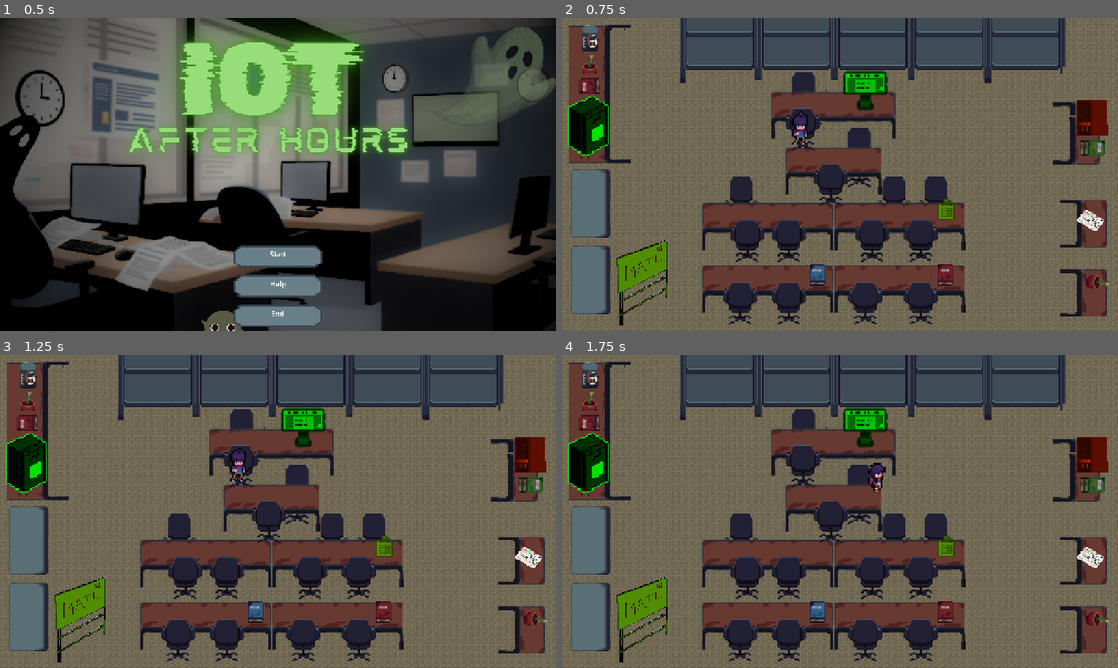
Above: before the commit, frames 1-4 (two rows, left to right).
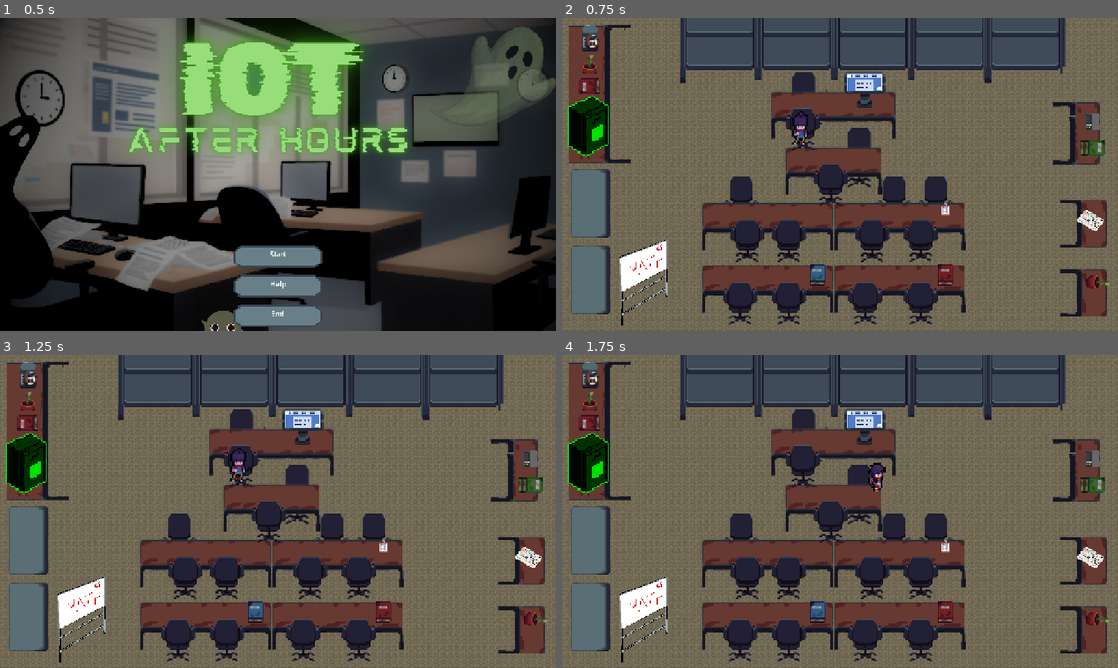
Above: after the commit, the same moments.

Repository: nataliavera6/iot-after-hours
Game: Godot game, scene res://Scenes/StartScreen.tscn
Two runs of this game, one before a commit and one after it. Both use one fixed random seed, a clock stepped at 60 frames per second and the inputs below.
Inputs (mouse positions are in pixels of both pictures, inside the frame that each line leads up to):
- Up to frame 1 (0.5 s): no input
- Up to frame 2 (0.75 s): click "Start" at 0.5 s
- Up to frame 3 (1.25 s): no input
- Up to frame 4 (1.75 s): tap Enter (enter) at 1.25, 1.35 s; move the mouse to (962, 495) at 1.27 s; hold Right (right) from 1.28 s (still down); click (962, 495) at 1.42 s

Frame 1 is identical in both runs. In frame 2, 2.6% of the frame differs, in the area x 9-99%, y 16-99%; in frame 3, 2.6%; in frame 4, 2.6%.

Commit message:
added login puzzle fix

Diff:
--- a/Scenes/game.gd
+++ b/Scenes/game.gd
@@ -1,6 +1,6 @@
 extends Node2D
 
-var active: String ="pizarra"
+var active: String ="snack_restock"
 # Called when the node enters the scene tree for the first time.
 func _ready() -> void:
 	$SnackRestock.process_mode = Node.PROCESS_MODE_DISABLED
@@ -55,6 +55,7 @@
 	$LoginPuzzle.hide()
 	get_tree().paused=false
 	$login.hide()
+	$microwave.show()
 	active =="microwave"
 
 
@@ -71,6 +72,7 @@
 	$MicrowavePuzzle.hide()
 	get_tree().paused=false
 	$microwave.hide()
+	$document.show()
 	active =="document"
 
 #///////////////////////////////
@@ -87,6 +89,7 @@
 	$DocumentPuzzle.hide()
 	get_tree().paused=false
 	$document.hide()
+	$pizarra.show()
 	active =="pizarra"
 #/////////////////////////
 func _on_pizarra_body_entered(body: Node2D) -> void:
@@ -101,6 +104,7 @@
 	$PizarraPuzzle.hide()
 	get_tree().paused=false
 	$pizarra.hide()
+	$circuit.show()
 	active =="circuit"
 
 #///////////
@@ -109,3 +113,12 @@
 		$WiresPuzzle.process_mode = Node.PROCESS_MODE_ALWAYS
 		$WiresPuzzle.show()
 		get_tree().paused=true
+
+
+
+func _on_wires_puzzle_circuit_win() -> void:
+	$WiresPuzzle.process_mode = Node.PROCESS_MODE_DISABLED
+	$WiresPuzzle.hide()
+	get_tree().paused=false
+	$circuit.hide()
+	active =="win"
--- a/Scenes/game.tscn
+++ b/Scenes/game.tscn
@@ -43,8 +43,12 @@
 [sub_resource type="RectangleShape2D" id="RectangleShape2D_v2hde"]
 size = Vector2(93.48627, 100.825714)
 
+[sub_resource type="AtlasTexture" id="AtlasTexture_nb51f"]
+atlas = ExtResource("11_o5yvi")
+region = Rect2(637.619, 795.80334, 112.82373, 76.79083)
+
 [sub_resource type="RectangleShape2D" id="RectangleShape2D_vrt1p"]
-size = Vector2(485.5769, 323.55774)
+size = Vector2(71.19992, 35.675667)
 
 [node name="Game" type="Node2D" unique_id=106238846]
 script = ExtResource("1_h4fw4")
@@ -94,6 +98,7 @@
 debug_color = Color(0.93486667, 2.05037e-05, 0.64085263, 0.41960785)
 
 [node name="login" type="Area2D" parent="." unique_id=1172924910]
+visible = false
 position = Vector2(697.8, 168.68)
 scale = Vector2(1.09, 1.09)
 
@@ -107,11 +112,12 @@
 shape = SubResource("RectangleShape2D_ejaxc")
 
 [node name="microwave" type="Area2D" parent="." unique_id=1552494138]
+visible = false
 position = Vector2(1224.94, 236.66)
 scale = Vector2(1.09, 1.09)
 
 [node name="Sprite2D" type="Sprite2D" parent="microwave" unique_id=1485445280]
-modulate = Color(0.87144196, 0.14742184, 0, 1)
+modulate = Color(0.3068816, 0.62910515, 3.85046e-07, 1)
 position = Vector2(0.11929321, 1.0734062)
 rotation = 1.5707964
 scale = Vector2(1.9063648, 1.8218555)
@@ -122,6 +128,7 @@
 shape = SubResource("RectangleShape2D_tu6no")
 
 [node name="document" type="Area2D" parent="." unique_id=1656193767]
+visible = false
 position = Vector2(886.23, 441.48)
 scale = Vector2(1.09, 1.09)
 
@@ -136,6 +143,7 @@
 shape = SubResource("RectangleShape2D_3nj65")
 
 [node name="pizarra" type="Area2D" parent="." unique_id=1287245512]
+visible = false
 position = Vector2(185.43, 604.29)
 scale = Vector2(2.08, 2.08)
 
@@ -150,16 +158,20 @@
 shape = SubResource("RectangleShape2D_v2hde")
 
 [node name="circuit" type="Area2D" parent="." unique_id=1793072142]
-position = Vector2(1091.69, 505.96)
-scale = Vector2(0.35, 0.35)
+visible = false
+position = Vector2(1226.28, 467.76)
+scale = Vector2(2.68, 2.68)
 
 [node name="Sprite2D" type="Sprite2D" parent="circuit" unique_id=1796553951]
 modulate = Color(0.31415284, 0.55274683, 0, 1)
 position = Vector2(0.31152344, -0.2679119)
-scale = Vector2(0.505, 0.482)
+scale = Vector2(0.495, 0.462)
+texture = SubResource("AtlasTexture_nb51f")
+flip_h = true
 
 [node name="CollisionShape2D" type="CollisionShape2D" parent="circuit" unique_id=2124862558]
-position = Vector2(-10.542816, 11.542892)
+position = Vector2(-10.026947, -0.51893616)
+scale = Vector2(0.9999998, 0.9999998)
 shape = SubResource("RectangleShape2D_vrt1p")
 
 [connection signal="pizarra_win" from="PizarraPuzzle" to="." method="_on_pizarra_puzzle_pizarra_win"]
@@ -168,6 +180,7 @@
 [connection signal="microwave_win" from="MicrowavePuzzle" to="." method="_on_microwave_puzzle_microwave_win"]
 [connection signal="finished" from="SnackRestock" to="." method="_on_snack_restock_finished"]
 [connection signal="won_fridge" from="SnackRestock" to="." method="_on_snack_restock_won_fridge"]
+[connection signal="circuit_win" from="WiresPuzzle" to="." method="_on_wires_puzzle_circuit_win"]
 [connection signal="body_entered" from="fridge" to="." method="_on_fridge_body_entered"]
 [connection signal="body_entered" from="login" to="." method="_on_login_body_entered"]
 [connection signal="body_entered" from="microwave" to="." method="_on_microwave_body_entered"]
--- a/Scenes/login_puzzle.gd
+++ b/Scenes/login_puzzle.gd
@@ -32,8 +32,9 @@
 
 func _on_signin_pressed() -> void:
 	if $Background4/PasswordFinal.text=="Alfred da Butt-ler":
+		login_won.emit()
 		$Timer.stop()
-		login_won.emit()
+
 
 	else:
 		print("showing lose")
--- a/Scripts/wires_puzzle.gd
+++ b/Scripts/wires_puzzle.gd
@@ -1,6 +1,6 @@
 class_name WiresPuzzle
 extends CanvasLayer
-
+signal circuit_win
 signal finished(won : bool)
 
 const COLORS : Array[Color] = [Color.RED, Color.DODGER_BLUE, Color.YELLOW, Color.MAGENTA]
@@ -108,6 +108,7 @@
 
 func _win():
 	print("Win state")
+	circuit_win.emit()
 	finished.emit(true)
 
 #lose condition
